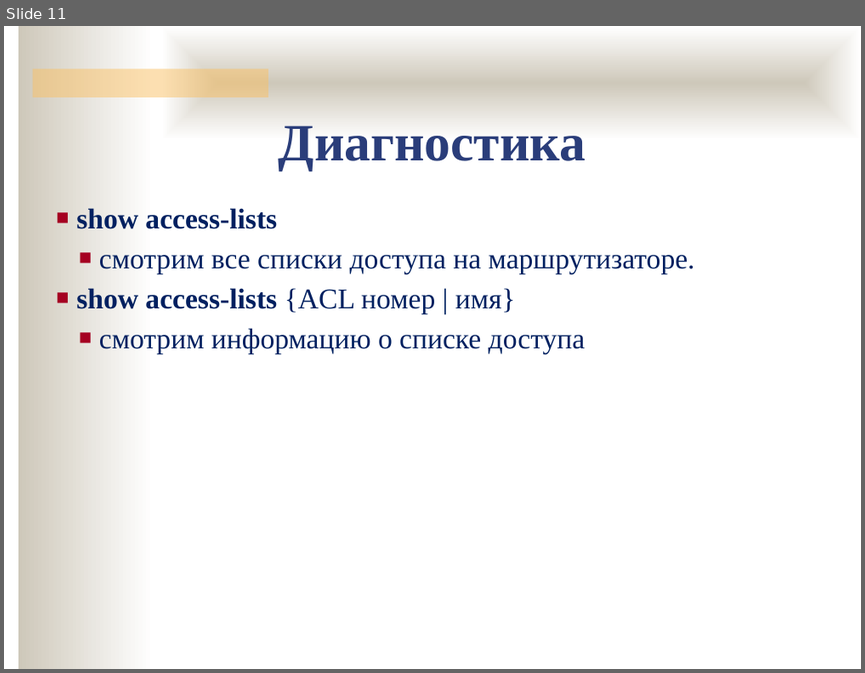
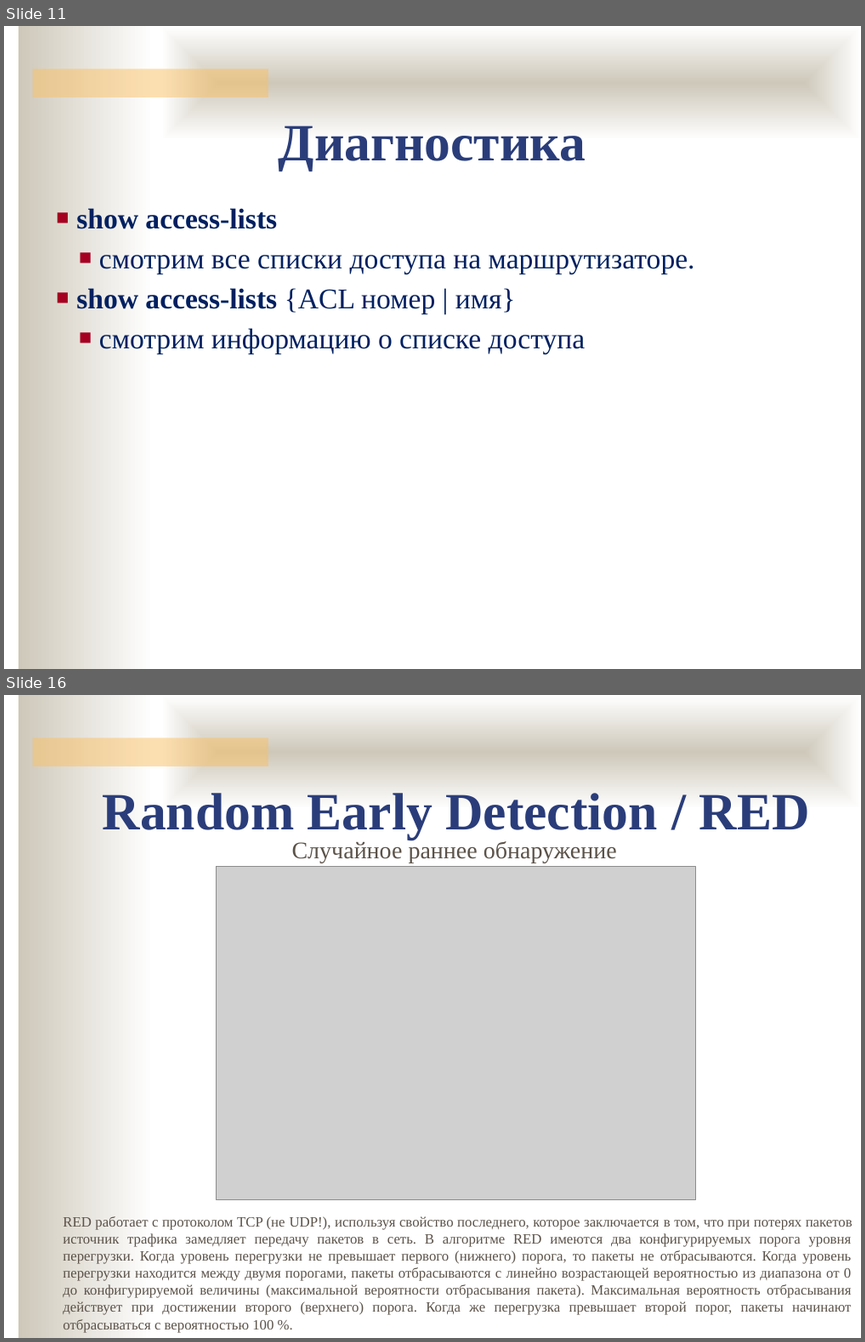
Before and after one commit to ukoloff/nets, a slide deck: lecture/L3+.pptx. Shown one above the other, each under a label of ours: slide 11 before the commit, slides 11 and 16 after it; the slides between them are not shown. The pictures are 865x673 and 865x1342 pixels, drawn with LibreOffice and Linux fonts; fonts in the diff are those of the drawing; grey boxes stand for pictures; background and template pictures are left out. Boxes give left, top, right and bottom in pixels: in the first picture for what was removed or moved away, otherwise in the second. Text is boxed around its words. In the diff, an @@ line names an element or a change of style, - is before the commit and + after.

```diff
--- a/lecture/L3+.pptx
+++ b/lecture/L3+.pptx
@@ slide 16 added at bbox=[4, 695, 861, 1338], background #FFFFFF; not listed: 3 template elements that a slide beside it also shows @@
@@ text added at bbox=[103, 793, 810, 839], 44 pt, text #2A3D7A, bold @@
+Random Early Detection / RED
@@ text added at bbox=[292, 839, 617, 862], 20 pt, text #5B5249 @@
+Случайное раннее обнаружение
@@ picture added at bbox=[216, 867, 695, 1200] @@
@@ text added at bbox=[63, 1216, 852, 1333], 12 pt, text #5B5249 @@
+RED работает с протоколом TCP (не UDP!), используя свойство последнего, которое заключается в том, что при потерях пакетов источник трафика замедляет передачу пакетов в сеть. В алгоритме RED имеются два конфигурируемых пopoгa уровня перегрузки. Когда уровень перегрузки не превышает первого (нижнего) порога, то пакеты не отбрасываются. Когда уровень перегрузки находится между двумя порогами, пакеты отбрасываются с линейно возрастающей вероятностью из диапазона от 0 до конфигурируемой величины (максимальной вероятности отбрасывания пакета). Максимальная вероятность отбрасывания действует при достижении второго (верхнего) порога. Когда же перегрузка превышает второй порог, пакеты начинают отбрасываться с вероятностью 100 %.
```
Also in this commit, not shown: 2 slides changed, 5 other slides added.
